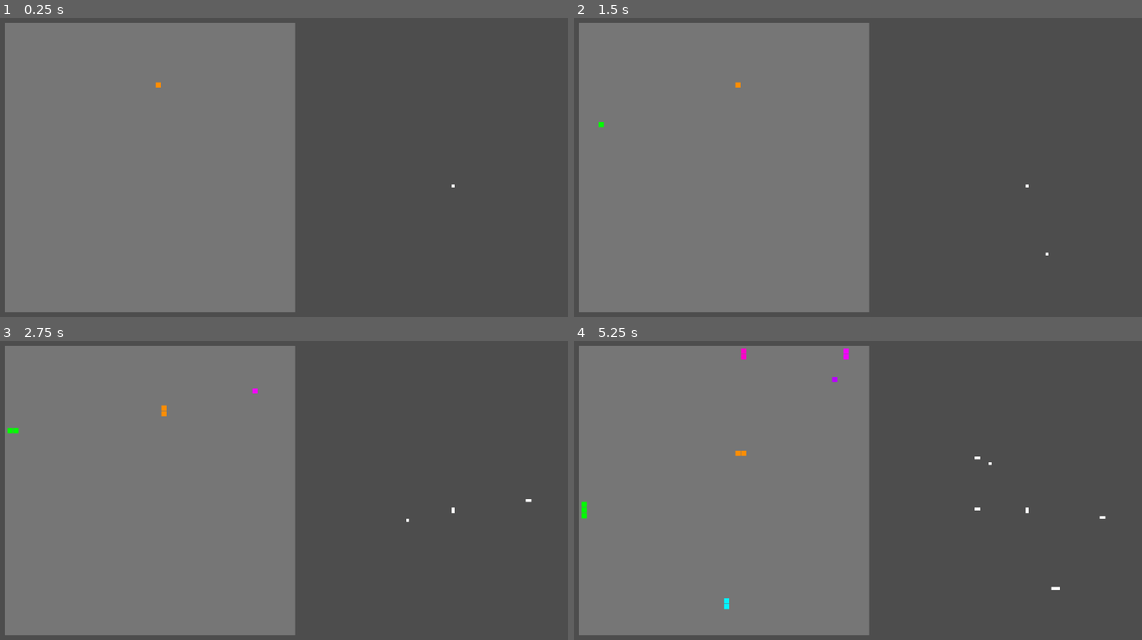
Above: before the commit, frames 1-4 (two rows, left to right).
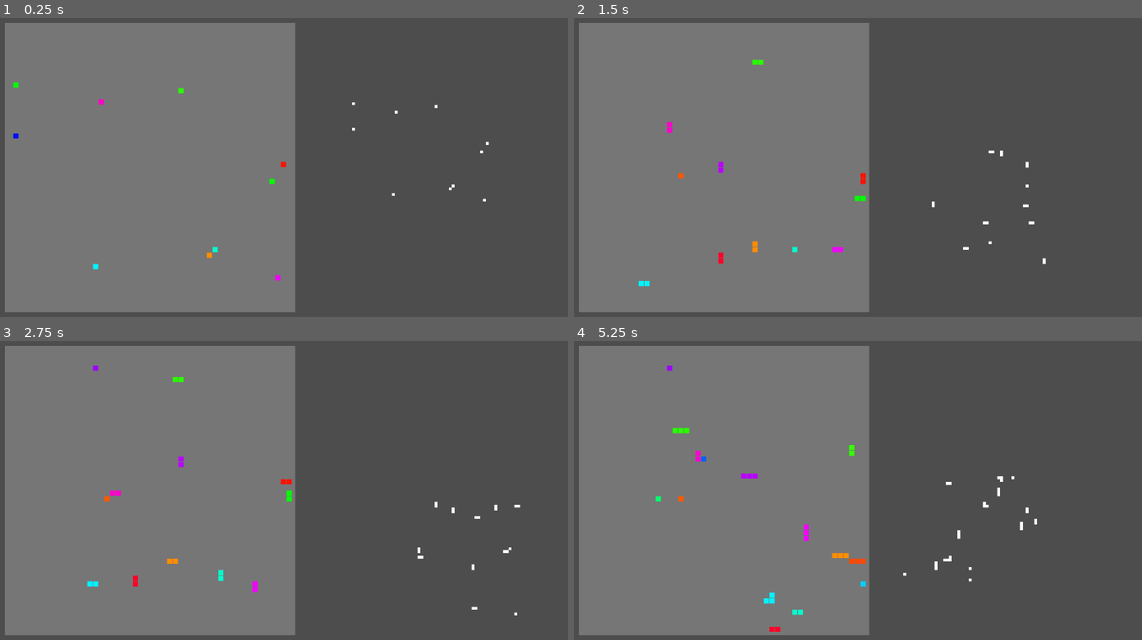
Above: after the commit, the same moments.

Repository: kwdChan/Snake-World
Game: Godot game, scene res://main.tscn
Two runs of this game, one before a commit and one after it. Both use one fixed random seed, a clock stepped at 60 frames per second and the inputs below.
Inputs:
- Up to frame 1 (0.25 s): no input
- Up to frame 2 (1.5 s): hold Right (ui_right) 0.53-1.28 s; hold Down (ui_down) from 1.28 s (still down)
- Up to frame 3 (2.75 s): release Down (ui_down) at 2.03 s; hold Right (ui_right) from 2.03 s (still down)
- Up to frame 4 (5.25 s): release Right (ui_right) at 2.78 s; hold Up (ui_up) 2.78-3.53 s; hold Left (ui_left) 3.53-5.03 s; hold Down (ui_down) from 5.03 s (still down)

The runs differ from the first frame. In frame 1, 0.3% of the frame differs, in the area x 2-87%, y 21-88%; in frame 2, 0.5%; in frame 3, 0.6%; in frame 4, 1.0%, in the area x 1-94%, y 2-98%.

Commit message:
added eco params

Diff:
--- a/SnakeNode.gd
+++ b/SnakeNode.gd
@@ -11,12 +11,17 @@
 
 ## send to snake
 signal ate(obj: Object)
+
+var _env: Types.Env
+var _snake: Types.Snake
 
 ## count upstream (bad idea?)
 var idx: int:
 	get:
 		if _upstream:
 			return _upstream.idx +1
+		elif _snake:
+			return _snake.idx
 		else:
 			return 0
 
@@ -24,6 +29,7 @@
 var direction: Vector2i
 var grid_pos: Vector2i
 
+
 ## lengthen happens as the node moves
 var _pending_lengthen = false
 
@@ -32,13 +38,14 @@
 
 var _upstream: SnakeNode = null
 var _downstream: SnakeNode = null
-
-var _env: Types.Env
-var _snake: Types.Snake
 
 var colour: Color:
 	get:
 		return _snake.colour
+
+func _ready():
+	#$SnakeCollision.set_deferred("disabled", true)
+	pass
 
 func initialise(
 	snake: Types.Snake,
@@ -70,6 +77,7 @@
 	update_colour()
 
 
+
 func update_colour():
 	$SnakeViz.set_color(colour)
 
@@ -117,9 +125,9 @@
 		performed_action.emit(actioncode)
 
 
-func _propergate_parent_action(action: Types.Action):
+func _propergate_parent_action(actioncode: Types.Action):
 	action(_next_action)
-	_next_action = action
+	_next_action = actioncode
 
 
 func __lengthen():
@@ -173,13 +181,18 @@
 
 
 func _on_collision(area):
+	print(self, area, idx, ",", area.idx)
 	if idx < area.idx:
 
 		area._propergate_eaten_signal(idx)
 		_propergate_lengthen_signal()
 		ate.emit(area)
+		if not idx == 0:
+			push_warning("A node with non 0 idx ate")
 
 	elif (idx ==  area.idx) and (idx == 0):
+		print(self, area)
+
 		area._propergate_eaten_signal(idx)
 
 	else:
--- a/Vision.gd
+++ b/Vision.gd
@@ -28,7 +28,7 @@
 	)
 
 # Called every frame. 'delta' is the elapsed time since the previous frame.
-func _process(delta):
+func _process(_delta):
 	queue_redraw()
 
 
--- a/env.gd
+++ b/env.gd
@@ -11,6 +11,11 @@
 # snake scene
 const SNAKE_SCENE := preload("res://snake.tscn") as PackedScene
 
+const ECO_PARAMS = {
+	N_SNAKE = 10,
+	FOOD_INTERVAL = 1
+}
+
 # action plans
 const ACTION_PLANS = {
 	Random = preload("res://snake_action_plan/random.gd"),
@@ -22,20 +27,24 @@
 func _ready():
 
 	position = Vector2(20, 20)
+
+	$SnakeSpawnTimer.set_wait_time(ECO_PARAMS.FOOD_INTERVAL)
 	$SnakeSpawnTimer.start()
-
 	new_snake().use_action_plan(ACTION_PLANS.UserInput)
-	#new_snake(Vector2(10, 10))
-	#new_snake(Vector2(10, 10))
+	for i in range(ECO_PARAMS.N_SNAKE-1):
+		new_snake()
 	draw_world_boundary()
 
+
+func random_loc() -> Vector2:
+	return Vector2(
+			randi_range(0, WORLD_PARAMS.SIZE_GRID.x-1), randi_range(0, WORLD_PARAMS.SIZE_GRID.y-1)
+		)
 
 func new_snake(loc=null):
 	var snake = SNAKE_SCENE.instantiate()
 	if not loc:
-		loc = Vector2(
-			randi_range(0, WORLD_PARAMS.SIZE_GRID.x-1), randi_range(0, WORLD_PARAMS.SIZE_GRID.y-1)
-		)
+		loc = random_loc()
 	snake.initialise(
 		self,
 		loc,
@@ -44,9 +53,16 @@
 	add_child(snake)
 	snake.use_action_plan(ACTION_PLANS.Random)
 	all_snakes.append(snake)
-
+	snake.dead.connect(_on_snake_dead)
 	return snake
 
+
+func _on_snake_dead(_snake: Types.Snake):
+	new_snake()
+
+
+func new_food(loc=null):
+	new_snake(loc).as_food()
 
 func draw_world_boundary():
 	$WorldBoundary.polygon = PackedVector2Array([
@@ -57,10 +73,9 @@
 	])
 
 
-
 func _on_snake_spawn_timer_timeout():
 	$SnakeSpawnTimer.start()
-	new_snake()
+	new_food()
 
 
 func get_all_grids():
--- a/main.gd
+++ b/main.gd
@@ -7,5 +7,6 @@
 
 func _process(_delta):
 	var grids = $Env.get_all_grids()
-
+	if not len($Env.all_snakes):
+		return
 	$Vision.draw_grids($Env.all_snakes[0].to_perspective(grids))
--- a/snake.gd
+++ b/snake.gd
@@ -2,12 +2,15 @@
 extends Node2D
 
 signal updated_node_positions(node_positions)
+signal dead(snake: Snake)
 
 const SNAKE_SCENE := preload('res://snake_node.tscn') as PackedScene
 
+var idx = 0
+
 var _action_intervel := 0.1
 
-var _action_plan: Object
+var action_plan: Object
 
 var _env: Types.Env
 
@@ -20,11 +23,13 @@
 			node_.update_colour()
 
 func _ready():
+	$SnakeActionTimer.set_wait_time(_action_intervel)
 	$SnakeActionTimer.start()
 
 func _process(_delta):
 	if Input.is_action_just_pressed("ui_down"):
 		nodes[0]._propergate_lengthen_signal()
+
 
 
 func initialise(
@@ -47,25 +52,29 @@
 	nodes.append(new_node)
 	add_child(new_node)
 
+func as_food():
+	idx = 100000000000000
+	action_plan = null
 
 func use_action_plan(PlanClass):
 
-	_action_plan = PlanClass.new()
-	add_child(_action_plan)
+	action_plan = PlanClass.new()
+	add_child(action_plan)
+	$SnakeActionTimer.start()
 
-func _on_node_eaten(idx):
-	if idx == 0:
+func _on_node_eaten(node_idx):
+	if node_idx == 0:
+		dead.emit(self)
 		queue_free()
 
-	nodes = nodes.filter(func (x): return (x.idx!=idx))
+	nodes = nodes.filter(func (x): return (x.idx!=node_idx))
 
 func add_new_node(new_node: Types.SnakeNode):
 	nodes.append(new_node)
 
 func _on_snake_action_timer_timeout():
-
-	nodes[0].action(_action_plan.get_next_action(self))
-	$SnakeActionTimer.set_wait_time(_action_intervel)
+	if not action_plan: return
+	nodes[0].action(action_plan.get_next_action(self))
 	$SnakeActionTimer.start()
 
 
@@ -81,7 +90,7 @@
 func _on_eat(obj: Object):
 	var food_colour: Color = obj.get("colour")
 	if food_colour:
-		var new_h: float = (food_colour.h + colour.h * (len(nodes) + 1)) / (len(nodes) + 2)
+		var new_h: float = (food_colour.h + colour.h * (len(nodes)*2 + 5)) / (len(nodes)*2 + 6)
 		new_h = (new_h) - floorf(new_h)
 		colour = Color.from_hsv(new_h, 1, 1, 1)
 
@@ -89,12 +98,12 @@
 
 func to_perspective(grids):
 	var origin = nodes[0].grid_pos
-	var rotation = Vector2(nodes[0].direction).angle_to(Vector2.UP)
+	var _rotation = Vector2(nodes[0].direction).angle_to(Vector2.UP)
 
 	var transformed: Array[Vector2i] = []
 
 	for i in range(len(grids)):
-		var _temp = Vector2(grids[i] - origin).rotated(rotation)
+		var _temp = Vector2(grids[i] - origin).rotated(_rotation)
 		transformed.append(Vector2i(round(_temp)))
 
 	return transformed
--- a/snake_action_plan/user_input.gd
+++ b/snake_action_plan/user_input.gd
@@ -19,7 +19,7 @@
 
 
 
-func get_next_action(snake):
+func get_next_action(_snake):
 	var _next_action = next_action
 	next_action = Types.Action.STAY
 	to_turn = false
